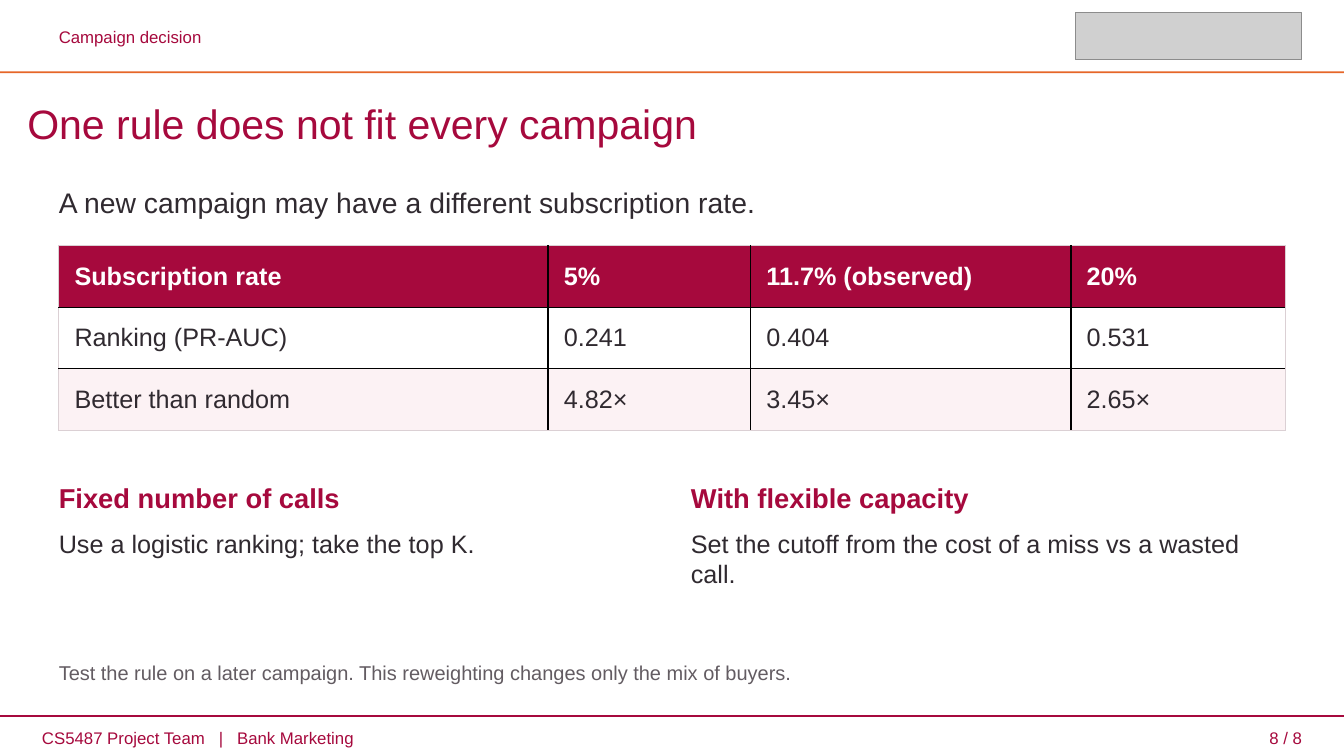
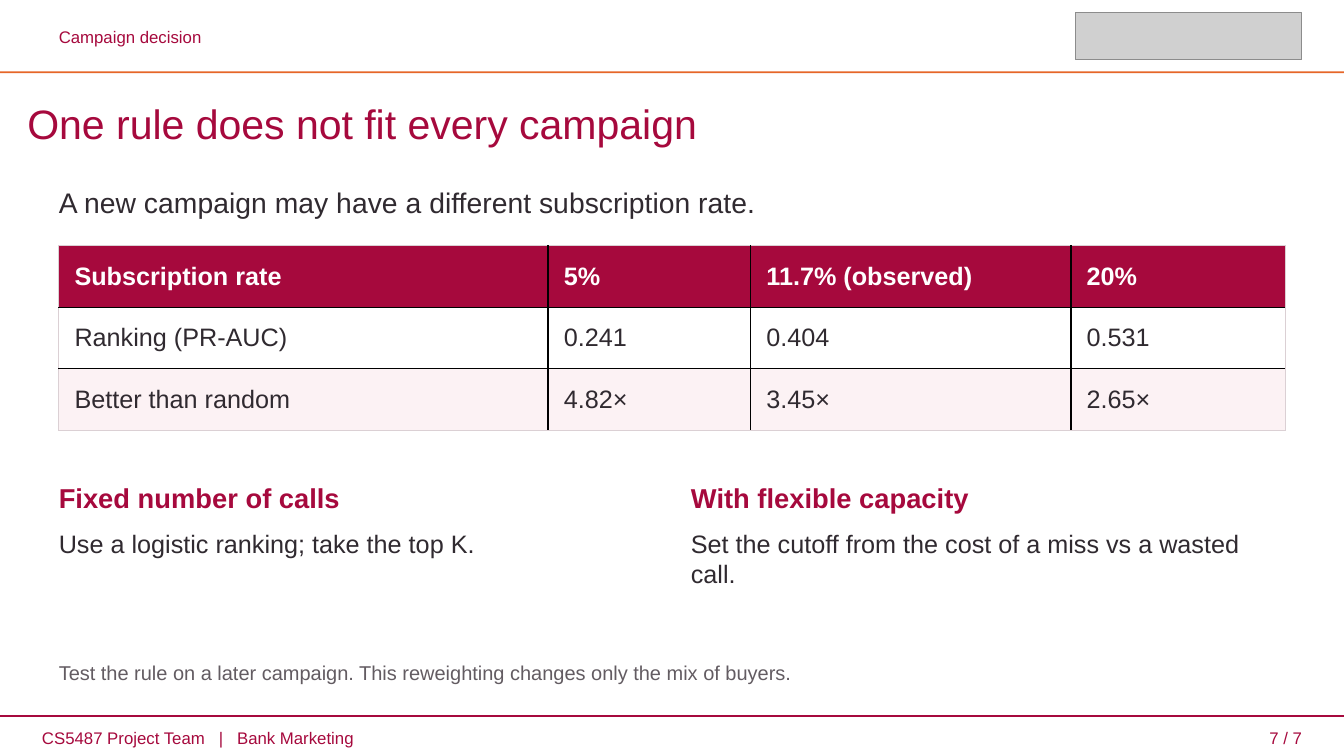
Before and after one commit to wzhnbsixsixsix/CS5487, a slide deck: slide 7 of 5487-PPT/CS5487_Bank_Marketing_ABCD_Final_Polished.pptx (slide 8 before the commit). Drawn at 1344x756 pixels with LibreOffice and Linux fonts; fonts in the diff are those of the drawing; grey boxes stand for pictures. Boxes give left, top, right and bottom in pixels: in the first picture for what was removed or moved away, otherwise in the second. Text is boxed around its words. In the diff, an @@ line names an element or a change of style, - is before the commit and + after.

```diff
--- a/5487-PPT/CS5487_Bank_Marketing_ABCD_Final_Polished.pptx
+++ b/5487-PPT/CS5487_Bank_Marketing_ABCD_Final_Polished.pptx
@@ text at [1269, 732, 1302, 744]: text changed @@
-8 / 8
+7 / 7
```
Also in this commit, not shown: 5 other slides changed, 1 slide removed, 2 other files.
